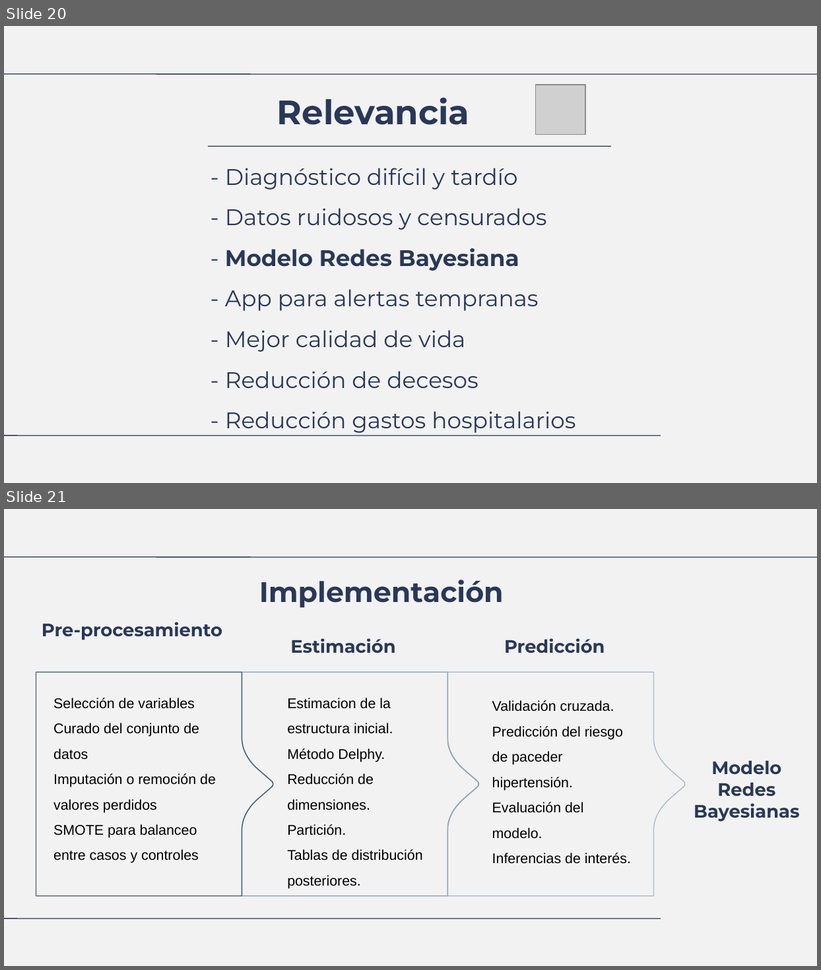
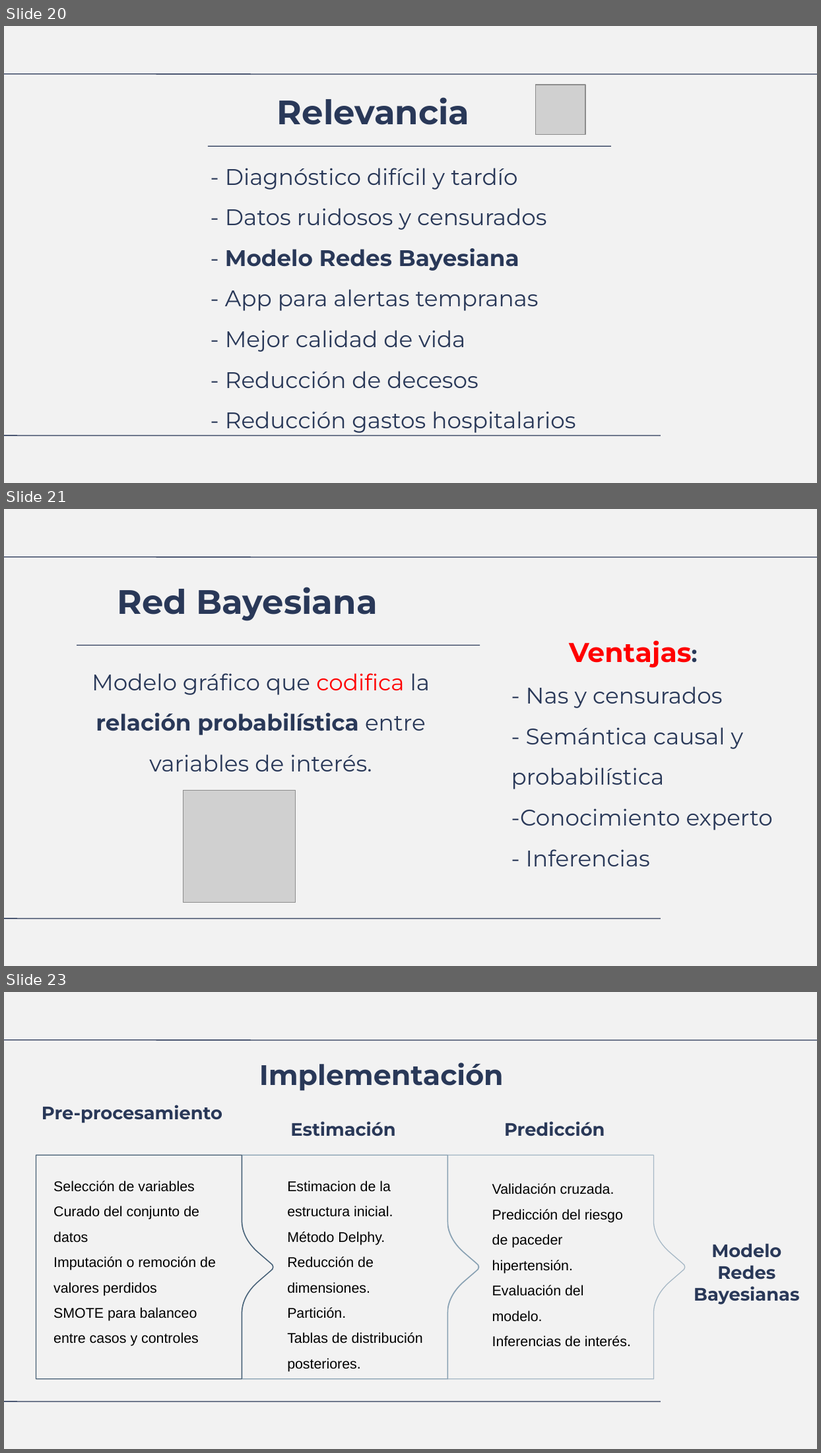
Before and after one commit to LuisDomingo/Proy_Bioinfo_Data_Analysis, a slide deck: index.odp. Shown one above the other, each under a label of ours: slides 20 and 21 before the commit, slides 20, 21 and 23 after it; the slides between them are not shown. The pictures are 821x970 and 821x1453 pixels, drawn with LibreOffice and Linux fonts; fonts in the diff are those of the drawing; grey boxes stand for pictures. Boxes give left, top, right and bottom in pixels: in the first picture for what was removed or moved away, otherwise in the second. Text is boxed around its words. In the diff, an @@ line names an element or a change of style, - is before the commit and + after.

```diff
--- a/index.odp
+++ b/index.odp
@@ slide 21 added at [4,509,817,966], background #F2F2F2; not listed: 2 template elements that a slide beside it also shows @@
@@ title added at [117,587,378,621], 30 pt, text #293858, bold @@
+Red Bayesiana
@@ line added from (480, 646) to (77, 646), #293858 0.74 pt @@
@@ title added at [512,640,773,867], 20 pt, text #293858 @@
+Ventajas:
+- Nas y censurados
+- Semántica causal y probabilística
+-Conocimiento experto
+- Inferencias
@@ title added at [92,673,430,772], 20 pt, text #293858 @@
+Modelo gráfico que codifica la
+relación probabilística entre variables de interés.
@@ picture added at [183,790,295,902] @@
@@ what was slide 21 is now slide 23 @@
```
Also in this commit, not shown: 2 slides changed, 7 other slides added, 45 other files.
